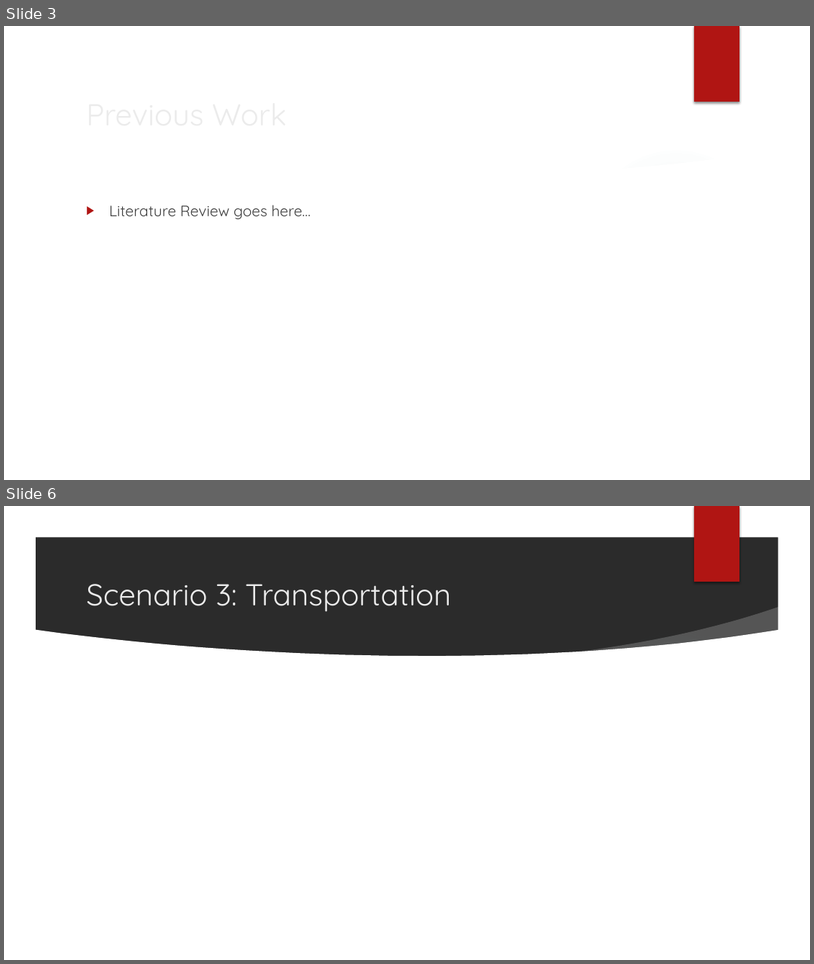
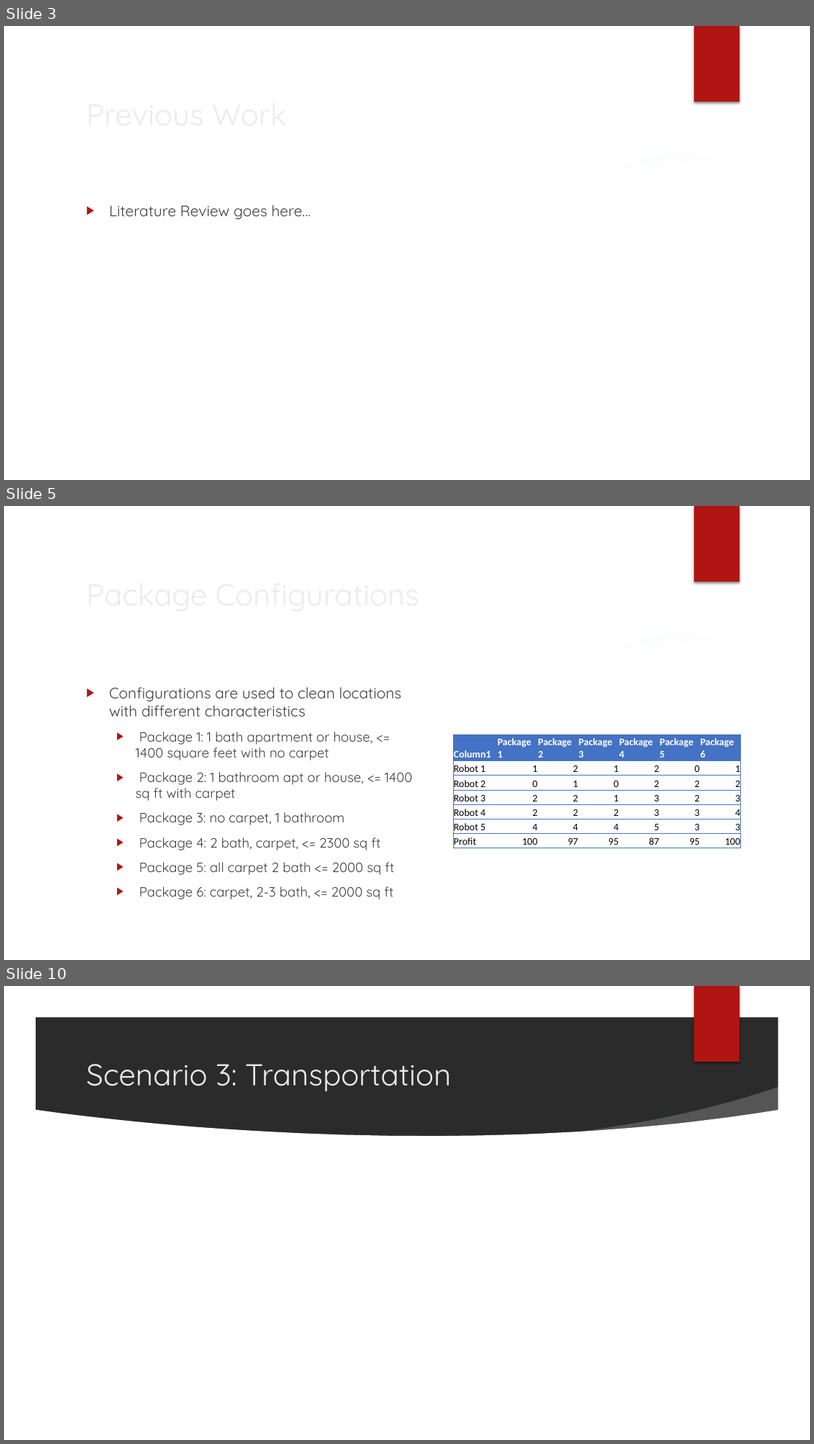
Before and after one commit to cwhd/cobot-operations, a slide deck: Cobot Cleaners.pptx. Shown one above the other, each under a label of ours: slides 3 and 6 before the commit, slides 3, 5 and 10 after it; the slides between them are not shown. The pictures are 814x964 and 814x1444 pixels, drawn with LibreOffice and Linux fonts; fonts in the diff are those of the drawing; background and template pictures are left out; a plain dark background stands for a picture behind light text. Boxes give left, top, right and bottom in pixels: in the first picture for what was removed or moved away, otherwise in the second. Text is boxed around its words. In the diff, an @@ line names an element or a change of style, - is before the commit and + after.

```diff
--- a/Cobot Cleaners.pptx
+++ b/Cobot Cleaners.pptx
@@ slide 5 added at (4, 506, 810, 960), background picture (left out); not listed: 7 template elements that a slide beside it also shows @@
@@ title added at (80, 570, 664, 617), 36 pt, text #EBEBEB @@
+Package Configurations
@@ text added at (109, 687, 413, 899), 16 pt, text #404040 @@
+▶ Configurations are used to clean locations with different characteristics
+  ▶ Package 1: 1 bath apartment or house, <= 1400 square feet with no carpet
+  ▶ Package 2: 1 bathroom apt or house, <= 1400 sq ft with carpet
+  ▶ Package 3: no carpet, 1 bathroom
+  ▶ Package 4: 2 bath, carpet, <= 2300 sq ft
+  ▶ Package 5: all carpet 2 bath <= 2000 sq ft
+  ▶ Package 6: carpet, 2-3 bath, <= 2000 sq ft
@@ table added at (454, 735, 741, 851), 7 rows, 7 columns @@
+Column1 | Package 1 | Package 2 | Package 3 | Package 4 | Package 5 | Package 6
+Robot 1 | 1 | 2 | 1 | 2 | 0 | 1
+Robot 2 | 0 | 1 | 0 | 2 | 2 | 2
+Robot 3 | 2 | 2 | 1 | 3 | 2 | 3
+Robot 4 | 2 | 2 | 2 | 3 | 3 | 4
+Robot 5 | 4 | 4 | 4 | 5 | 3 | 3
+Profit | 100 | 97 | 95 | 87 | 95 | 100
@@ what was slide 6 is now slide 10 @@
```
Also in this commit, not shown: 2 slides changed, 4 other slides added, 1 slide removed, 1 other file.
